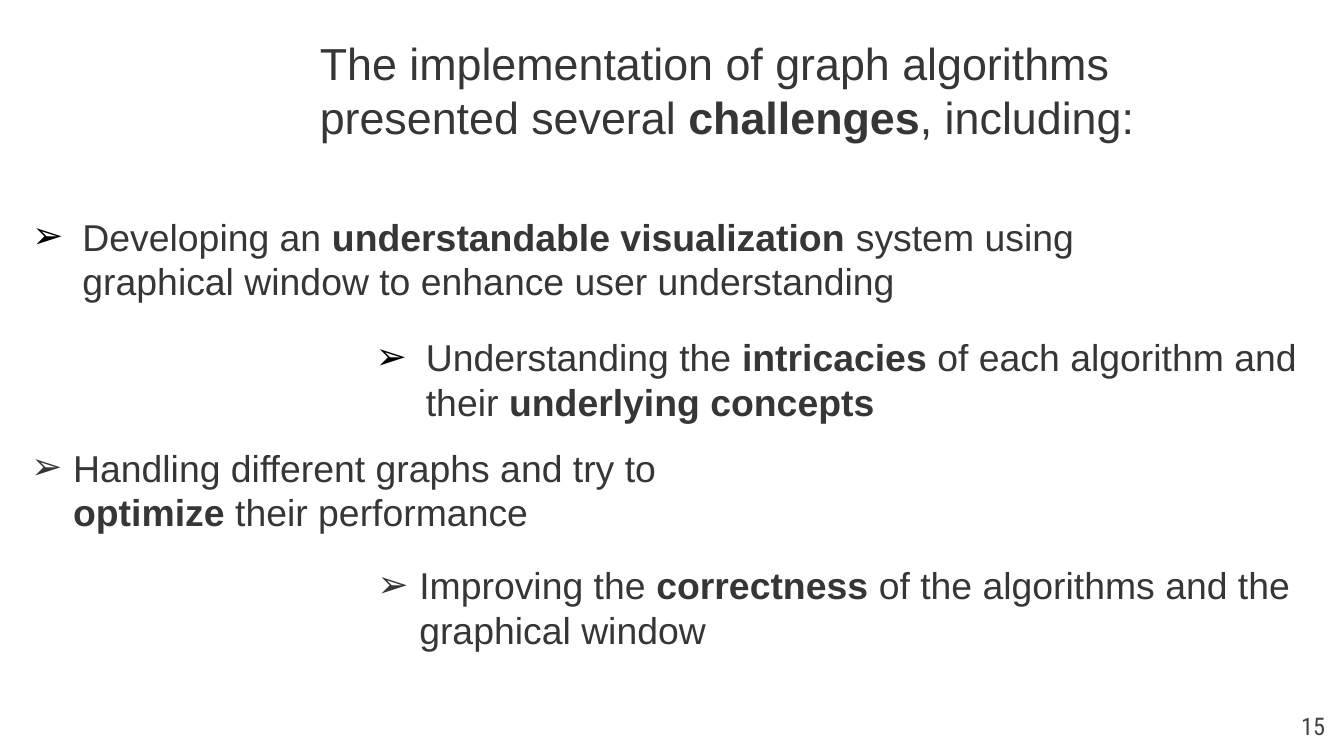
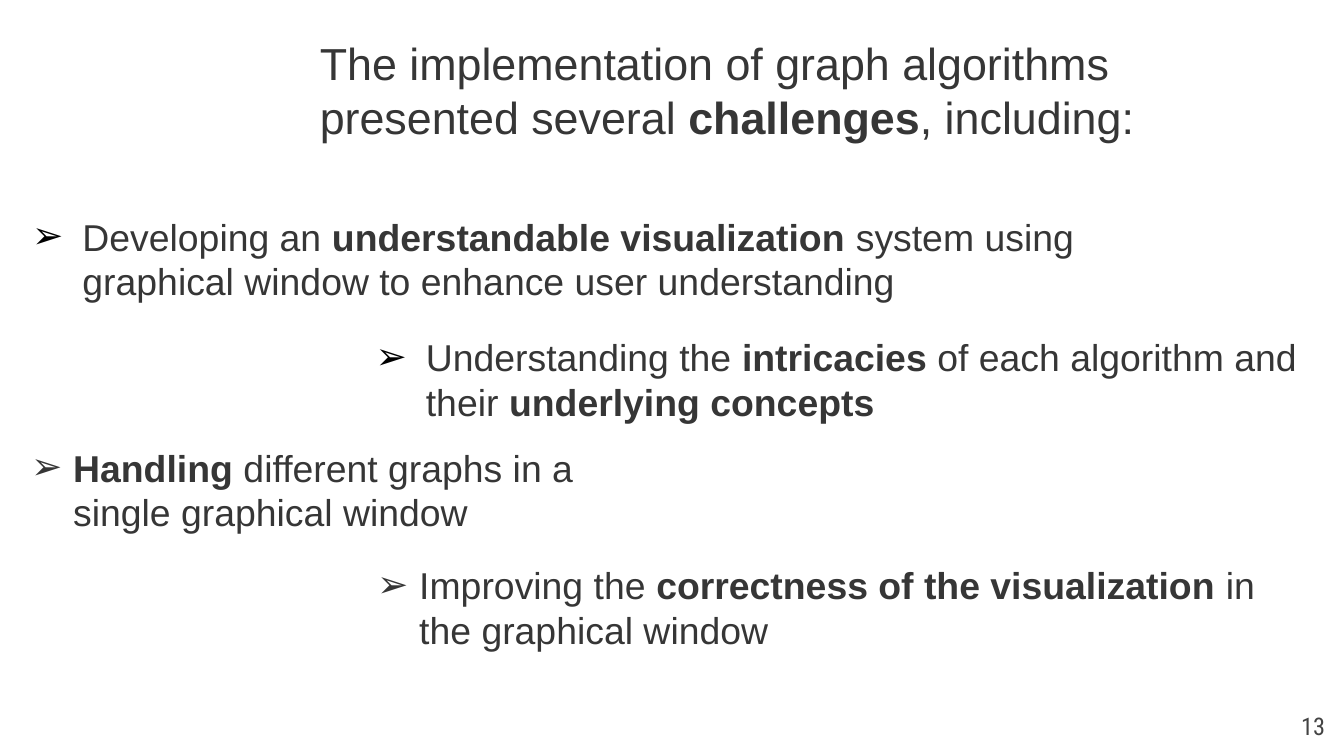
Before and after one commit to Rafid13iit/SPL_1, a slide deck: slide 13 of SPL1_FinalExam_slides.pptx (slide 15 before the commit). Drawn at 1344x756 pixels with LibreOffice and Linux fonts; fonts in the diff are those of the drawing; background and template pictures are left out. Boxes give left, top, right and bottom in pixels: in the first picture for what was removed or moved away, otherwise in the second. Text is boxed around its words. In the diff, an @@ line names an element or a change of style, - is before the commit and + after.

```diff
--- a/SPL1_FinalExam_slides.pptx
+++ b/SPL1_FinalExam_slides.pptx
@@ text at (73,455,573,534): text changed @@
-➢ Handling different graphs and try to optimize their performance
+➢ Handling different graphs in a single graphical window
@@ text at (419,572,1255,652): text changed @@
-➢ Improving the correctness of the algorithms and the graphical window
+➢ Improving the correctness of the visualization in the graphical window
@@ page number at (1301,717,1325,735): text changed @@
-15
+13
```
Also in this commit, not shown: 1 other slide changed, 1 slide added, 3 slides removed, 25 other files.
